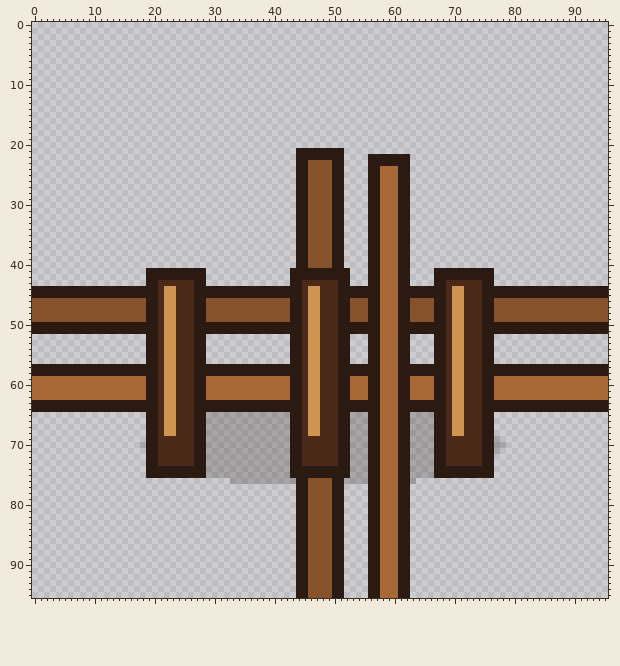
One commit to this pixel-art file: assets/source/aseprite/objects/placeables_96/fence_tee-up_96.aseprite. The picture above was drawn from the file before the commit.
96x96 pixels, 1 frame.
The same view after the edit:
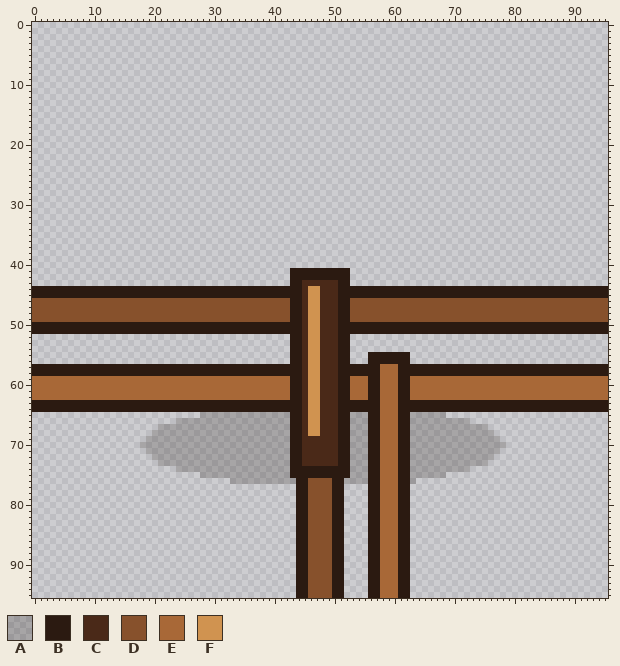
Palette (. is transparent): A #1b120d37  B #2b1a11  C #4a2918  D #87512c  E #a86837  F #d09350
The exact change:
y 21: x 44..51 BBBBBBBB -> ........
y 22: x 44..51 BBBBBBBB -> ........; x 56..62 BBBBBBB -> .......
y 23: x 44..51 BBDDDDBB -> ........; x 56..62 BBBBBBB -> .......
y 24..40: x 44..51 BBDDDDBB -> ........; x 56..62 BBEEEBB -> .......
y 41..42: x 19..28 BBBBBBBBBB -> ..........; x 56..62 BBEEEBB -> .......; x 67..76 BBBBBBBBBB -> ..........
y 43: x 19..28 BBCCCCCCBB -> ..........; x 56..62 BBEEEBB -> .......; x 67..76 BBCCCCCCBB -> ..........
y 44..45: x 21..26 CFFCCC -> BBBBBB; x 58..60 EEE -> BBB; x 69..74 CFFCCC -> BBBBBB
y 46..49: x 19..28 BBCFFCCCBB -> DDDDDDDDDD; x 56..62 BBEEEBB -> DDDDDDD; x 67..76 BBCFFCCCBB -> DDDDDDDDDD
y 50..51: x 21..26 CFFCCC -> BBBBBB; x 58..60 EEE -> BBB; x 69..74 CFFCCC -> BBBBBB
y 52..54: x 19..28 BBCFFCCCBB -> ..........; x 56..62 BBEEEBB -> .......; x 67..76 BBCFFCCCBB -> ..........
y 55..56: x 19..28 BBCFFCCCBB -> ..........; x 58..60 EEE -> BBB; x 67..76 BBCFFCCCBB -> ..........
y 57..58: x 21..26 CFFCCC -> BBBBBB; x 69..74 CFFCCC -> BBBBBB
y 59..62: x 19..28 BBCFFCCCBB -> EEEEEEEEEE; x 67..76 BBCFFCCCBB -> EEEEEEEEEE
y 63..64: x 21..26 CFFCCC -> BBBBBB; x 69..74 CFFCCC -> BBBBBB
y 65: x 19..28 BBCFFCCCBB -> .........A; x 67..76 BBCFFCCCBB -> AA........
y 66: x 19..28 BBCFFCCCBB -> .....AAAAA; x 67..76 BBCFFCCCBB -> AAAAAA....
y 67: x 19..28 BBCFFCCCBB -> ..AAAAAAAA; x 67..76 BBCFFCCCBB -> AAAAAAAAA.
y 68: x 19..28 BBCFFCCCBB -> .AAAAAAAAA; x 67..76 BBCFFCCCBB -> AAAAAAAAAA
y 69..71: x 19..28 BBCCCCCCBB -> AAAAAAAAAA; x 67..76 BBCCCCCCBB -> AAAAAAAAAA
y 72: x 19..28 BBCCCCCCBB -> .AAAAAAAAA; x 67..76 BBCCCCCCBB -> AAAAAAAAAA
y 73: x 19..28 BBCCCCCCBB -> ..AAAAAAAA; x 67..76 BBCCCCCCBB -> AAAAAAAAA.
y 74: x 19..28 BBBBBBBBBB -> .....AAAAA; x 67..76 BBBBBBBBBB -> AAAAAA....
y 75: x 19..28 BBBBBBBBBB -> .........A; x 67..76 BBBBBBBBBB -> AA........
